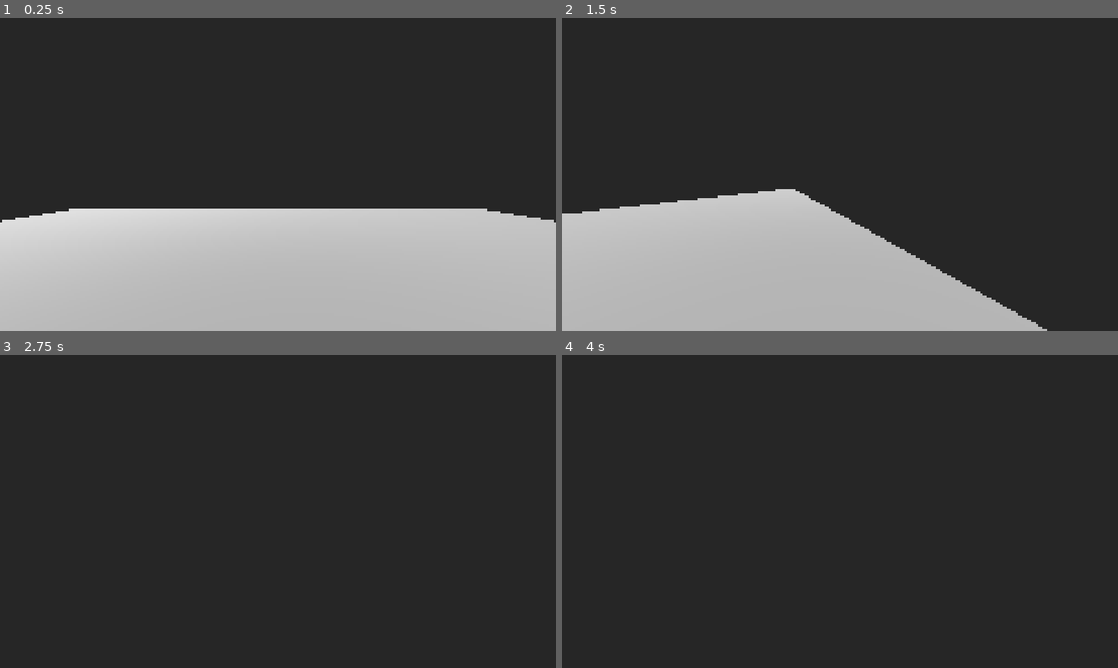
Above: before the commit, frames 1-4 (two rows, left to right).
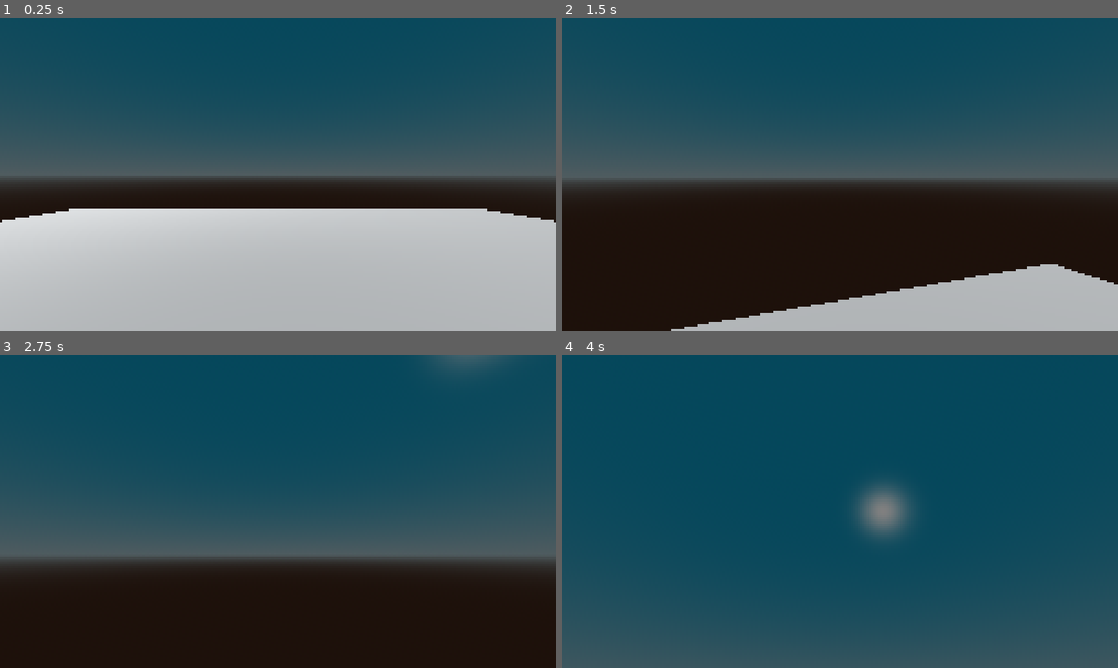
Above: after the commit, the same moments.

Repository: l35noy/VibeFPS
Game: Godot game, scene res://main.tscn
The game is run twice, just before and just after one commit, with the same random seed, the same clock (stepped at 60 frames per second) and the same inputs.
Inputs (mouse positions are in pixels of both pictures, inside the frame that each line leads up to):
- Up to frame 1 (0.25 s): no input
- Up to frame 2 (1.5 s): tap Enter at 0.5 s; move the mouse to (867, 174) at 0.52 s; hold W (move_forward) 0.53-1.28 s; hold Shift (sprint) 0.53-1.28 s; click (867, 174) at 0.67 s; tap Space (jump) at 0.77, 0.8, 1.07, 1.35 s; move the mouse to (728, 190) at 1.27 s; hold S (move_backward) from 1.28 s (still down); click (728, 190) at 1.42 s
- Up to frame 3 (2.75 s): tap Space (jump) at 1.52, 1.82, 2.3 s; tap Shift (sprint) at 1.55 s; move the mouse to (289, 505) at 2.02 s; release S (move_backward) at 2.03 s; hold W (move_forward) from 2.03 s (still down); hold Shift (sprint) from 2.03 s (still down); click (289, 505) at 2.17 s
- Up to frame 4 (4 s): keep holding W (move_forward); tap Space (jump) at 2.75, 3.02, 3.32 s; move the mouse to (812, 574) at 2.77 s; release Shift (sprint) at 2.78 s; tap Shift (sprint) at 2.85 s; click (812, 574) at 2.92 s; tap Enter at 3.5 s; move the mouse to (878, 514) at 3.52 s; hold Space (jump) from 3.53 s (still down); click (878, 514) at 3.67 s

The runs differ from the first frame. In frame 1, 54% of the frame differs, in the area x 0-100%, y 0-66%; in frame 2, 87%; in frame 3, 92%; in frame 4, 100%, in the area x 0-100%, y 0-100%.

Commit message:
+тесты чеклист проект

Diff:
--- a/main.tscn
+++ b/main.tscn
@@ -12,6 +12,7 @@
 sky_material = SubResource("ProceduralSkyMaterial_ig7tw")
 
 [sub_resource type="Environment" id="Environment_h2yge"]
+background_mode = 2
 background_energy_multiplier = 0.5
 sky = SubResource("Sky_0xm2m")
 
--- a/player.gd
+++ b/player.gd
@@ -4,19 +4,28 @@
 @export var jump_velocity: float = 5.0
 @export var sprint_multiplier: float = 1.8
 @export var mouse_sensitivity: float = 0.002
+@export var fall_limit: float = -50.0
 
 var _gravity: float = ProjectSettings.get_setting("physics/3d/default_gravity")
 var _jump_queued: bool = false
+var _spawn_transform: Transform3D = Transform3D.IDENTITY
 
 @onready var _camera: Camera3D = $Camera3D
 
 
 func _ready() -> void:
 	Input.set_mouse_mode(Input.MOUSE_MODE_CAPTURED)
+	set_spawn_transform()
+
+
+func set_spawn_transform() -> void:
+	_spawn_transform = global_transform
 
 
 func _unhandled_input(event: InputEvent) -> void:
 	if event is InputEventMouseMotion:
+		if Input.mouse_mode != Input.MOUSE_MODE_CAPTURED:
+			return
 		var motion := event as InputEventMouseMotion
 		rotate_y(-motion.relative.x * mouse_sensitivity)
 		_camera.rotation.x = clampf(
@@ -26,7 +35,7 @@
 		)
 	elif event.is_action_pressed("ui_cancel"):
 		_toggle_mouse_capture()
-	elif event is InputEventKey and event.is_action_pressed("jump"):
+	elif event.is_action_pressed("jump"):
 		_jump_queued = true
 	elif event is InputEventMouseButton and event.pressed:
 		var button := event as InputEventMouseButton
@@ -63,3 +72,13 @@
 	velocity.z = direction.z * current_speed
 
 	move_and_slide()
+
+	if global_position.y < fall_limit:
+		_respawn()
+
+
+func _respawn() -> void:
+	global_transform = _spawn_transform
+	velocity = Vector3.ZERO
+	_jump_queued = false
+	_camera.rotation.x = 0.0
--- a/project.godot
+++ b/project.godot
@@ -14,7 +14,6 @@
 run/main_scene="uid://bqxlrhd4s7vys"
 config/features=PackedStringArray("4.7", "Forward Plus")
 config/icon="res://icon.svg"
-run/max_fps=0
 
 [display]
 
@@ -24,7 +23,6 @@
 window/size/resizable=false
 window/stretch/mode="canvas_items"
 window/stretch/aspect="expand"
-window/vsync/vsync_mode=1
 
 [input]
 
@@ -61,11 +59,10 @@
 
 [physics]
 
+common/physics_ticks_per_second=120
 3d/physics_engine="Jolt Physics"
-common/physics_ticks_per_second=120
 
 [rendering]
 
 rendering_device/driver.windows="d3d12"
 anti_aliasing/quality/msaa_3d=2
-scaling_3d/scale=1.0
--- /dev/null
+++ b/tests/capture.gd
@@ -0,0 +1,145 @@
+extends SceneTree
+
+## Visual capture harness: runs main.tscn, simulates gameplay, saves viewport PNGs.
+## Run (windowed, needed for real rendering):
+##   godot --path . --script res://tests/capture.gd
+
+const OUT_DIR := "user://captures"
+
+var _player: CharacterBody3D
+var _cam: Camera3D
+var _shot := 0
+var _log: Array[String] = []
+
+
+func _initialize() -> void:
+	DirAccess.make_dir_recursive_absolute(OUT_DIR)
+	var packed: PackedScene = load("res://main.tscn")
+	var world: Node3D = packed.instantiate()
+	root.add_child(world)
+	await process_frame
+	_player = world.get_node("Player")
+	_cam = _player.get_node("Camera3D")
+	_run.call_deferred()
+
+
+func _snap(label: String) -> void:
+	await RenderingServer.frame_post_draw
+	var img := root.get_texture().get_image()
+	var path := "%s/%02d_%s.png" % [OUT_DIR, _shot, label]
+	img.save_png(path)
+	var avg := _avg_color(img)
+	print("SHOT %02d %-16s %dx%d avg=(%.3f,%.3f,%.3f) -> %s" % [
+		_shot, label, img.get_width(), img.get_height(),
+		avg.x, avg.y, avg.z, ProjectSettings.globalize_path(path)])
+	_shot += 1
+
+
+func _avg_color(img: Image) -> Vector3:
+	var total := Vector3.ZERO
+	var n := 0
+	var step := maxi(1, int(minf(img.get_width(), img.get_height()) / 40.0))
+	var y := 0
+	while y < img.get_height():
+		var x := 0
+		while x < img.get_width():
+			var c := img.get_pixel(x, y)
+			total += Vector3(c.r, c.g, c.b)
+			n += 1
+			x += step
+		y += step
+	if n == 0:
+		return Vector3.ZERO
+	return total / float(n)
+
+
+func _frames(n: int) -> void:
+	for i in n:
+		await physics_frame
+
+
+func _press(action: String) -> void:
+	Input.action_press(action)
+
+
+func _release(action: String) -> void:
+	Input.action_release(action)
+
+
+func _look(dx: float, dy: float) -> void:
+	var ev := InputEventMouseMotion.new()
+	ev.relative = Vector2(dx, dy)
+	Input.parse_input_event(ev)
+
+
+func _jump() -> void:
+	var ev := InputEventKey.new()
+	ev.keycode = KEY_SPACE
+	ev.physical_keycode = KEY_SPACE
+	ev.pressed = true
+	Input.parse_input_event(ev)
+
+
+func _run() -> void:
+	print("=== visual capture ===")
+	print("mouse_mode=%d" % Input.mouse_mode)
+
+	await _frames(60)
+	await _snap("spawn")
+
+	# look up to the sky
+	_look(0, -300)
+	await _frames(10)
+	await _snap("look_up")
+
+	# look down at the floor
+	_look(0, 600)
+	await _frames(10)
+	await _snap("look_down")
+	_look(0, -300)
+	await _frames(5)
+
+	# walk forward
+	_press("move_forward")
+	await _frames(120)
+	await _snap("walk_forward")
+	_release("move_forward")
+	await _frames(10)
+
+	# sprint forward
+	_press("move_forward")
+	_press("sprint")
+	await _frames(120)
+	await _snap("sprint")
+	_release("move_forward")
+	_release("sprint")
+	await _frames(10)
+
+	# strafe
+	_press("move_right")
+	await _frames(90)
+	await _snap("strafe_right")
+	_release("move_right")
+	await _frames(10)
+
+	# jump
+	_jump()
+	await _frames(18)
+	await _snap("jump_rise")
+	await _frames(120)
+	await _snap("jump_fall")
+
+	# walk off the edge of the 20x20 platform
+	_player.global_position = Vector3(9.0, 0.0, 0.0)
+	_player.velocity = Vector3.ZERO
+	await _frames(5)
+	_press("move_right")
+	await _frames(90)
+	await _snap("walk_off_edge")
+	_release("move_right")
+	await _frames(200)
+	await _snap("after_fall")
+
+	print("final pos=%s" % _player.global_position)
+	print("=== done ===")
+	quit()
--- /dev/null
+++ b/tests/diagnose.gd
@@ -0,0 +1,81 @@
+extends SceneTree
+
+## Diagnostics: inspect Environment settings and probe fall-out-of-world behaviour.
+
+func _initialize() -> void:
+	print("=== diagnostics ===")
+	var packed: PackedScene = load("res://main.tscn")
+	var world: Node3D = packed.instantiate()
+	root.add_child(world)
+	await physics_frame
+
+	var we := world.get_node_or_null("WorldEnvironment") as WorldEnvironment
+	print("WorldEnvironment node: %s" % ("present" if we else "MISSING"))
+	if we != null and we.environment != null:
+		var env := we.environment
+		print("  background_mode      = %d  (0=ClearColor 1=CustomColor 2=Sky 3=Canvas 4=Keep)" % env.background_mode)
+		print("  background_color     = %s" % env.background_color)
+		print("  background_energy    = %.3f" % env.background_energy_multiplier)
+		print("  sky resource         = %s" % ("set" if env.sky != null else "NULL"))
+		if env.sky != null:
+			print("  sky.radiance_size    = %s" % env.sky.radiance_size)
+			var mat := env.sky.sky_material
+			print("  sky_material         = %s" % ("set" if mat != null else "NULL"))
+		print("  ambient_light_source = %d  (0=Background 1=Disabled)" % env.ambient_light_source)
+		print("  ambient_light_energy = %.3f" % env.ambient_light_energy)
+		print("  tonemap_mode         = %d" % env.tonemap_mode)
+		print("  ssao_enabled         = %s" % env.ssao_enabled)
+		print("  glow_enabled         = %s" % env.glow_enabled)
+
+	var dl := world.get_node_or_null("DirectionalLight3D") as DirectionalLight3D
+	print("DirectionalLight3D: %s" % ("present" if dl else "MISSING"))
+	if dl != null:
+		print("  light_energy=%.3f shadow_enabled=%s" % [dl.light_energy, dl.shadow_enabled])
+
+	# fog off?
+	if we != null and we.environment != null:
+		print("  fog_enabled = %s" % we.environment.fog_enabled)
+
+	# --- fall out of world behaviour ---
+	var player := world.get_node("Player") as CharacterBody3D
+	print("-- fall-out-of-world probe")
+	player.global_position = Vector3(0, 5, 40)
+	player.velocity = Vector3.ZERO
+	var t := 0.0
+	for i in 1200:
+		await physics_frame
+		t += 1.0 / 120.0
+		if player.global_position.y < -200.0:
+			print("  fell below y=-200 after %.2fs -> NO recovery, infinite fall" % t)
+			break
+	print("  after 10s: pos=%s  on_floor=%s" % [player.global_position, player.is_on_floor()])
+
+	# --- mouse uncaptured: does camera still rotate? ---
+	print("-- mouse uncaptured look test")
+	var cam := player.get_node("Camera3D") as Camera3D
+	Input.set_mouse_mode(Input.MOUSE_MODE_VISIBLE)
+	var yaw0 := player.rotation.y
+	var ev := InputEventMouseMotion.new()
+	ev.relative = Vector2(200, 0)
+	Input.parse_input_event(ev)
+	await physics_frame
+	var dyaw := player.rotation.y - yaw0
+	print("  mouse_mode=VISIBLE, yaw delta from motion = %.4f" % dyaw)
+	print("  -> camera still turns while cursor is free" if absf(dyaw) > 0.0001 else "  -> camera locked while cursor free")
+
+	# --- jump via InputEventAction (gamepad / remap path) ---
+	print("-- jump via non-key event")
+	player.global_position = Vector3(0, 1, 0)
+	player.velocity = Vector3.ZERO
+	for i in 60:
+		await physics_frame
+	var act := InputEventAction.new()
+	act.action = "jump"
+	act.pressed = true
+	Input.parse_input_event(act)
+	for i in 12:
+		await physics_frame
+	print("  on_floor after non-key jump event = %s (false = jump consumed)" % player.is_on_floor())
+
+	print("=== done ===")
+	quit()
--- /dev/null
+++ b/tests/headless_smoke.gd
@@ -0,0 +1,343 @@
+extends SceneTree
+
+## Headless smoke-test harness for VibeFPS.
+## Drives the player with simulated input and reports anomalies.
+## Run: godot --headless --path . --script res://tests/headless_smoke.gd
+
+const FLOOR_EXTENT := 10.0
+
+var _failures: PackedStringArray = []
+var _warnings: PackedStringArray = []
+var _checks := 0
+
+
+func _check(ok: bool, label: String, detail: String = "") -> void:
+	_checks += 1
+	if ok:
+		print("  [PASS] %s %s" % [label, detail])
+	else:
+		_failures.append("%s %s" % [label, detail])
+		print("  [FAIL] %s %s" % [label, detail])
+
+
+func _warn(label: String) -> void:
+	_warnings.append(label)
+	print("  [WARN] %s" % label)
+
+
+func _ensure_mouse_capture() -> bool:
+	Input.set_mouse_mode(Input.MOUSE_MODE_CAPTURED)
+	await physics_frame
+	return Input.mouse_mode == Input.MOUSE_MODE_CAPTURED
+
+
+func _physics_frames(count: int) -> void:
+	for i in count:
+		await physics_frame
+
+
+func _initialize() -> void:
+	print("=== VibeFPS headless smoke test ===")
+	var packed: PackedScene = load("res://main.tscn")
+	if packed == null:
+		print("FATAL: cannot load res://main.tscn")
+		quit(1)
+		return
+
+	var world: Node3D = packed.instantiate()
+	root.add_child(world)
+	await physics_frame
+
+	var player: CharacterBody3D = world.get_node_or_null("Player") as CharacterBody3D
+	if player == null:
+		print("FATAL: Player node not found in main.tscn")
+		quit(1)
+		return
+
+	_test_scene_setup(world, player)
+	await _test_sky_background(world)
+	await _test_idle(player)
+	await _test_walk_forward(player)
+	await _test_strafe(player)
+	await _test_sprint(player)
+	await _test_jump(player)
+	await _test_jump_height(player)
+	await _test_jump_action_event(player)
+	await _test_fall_off_edge(player)
+	await _test_fall_recovery(player)
+	await _test_mouse_look(player)
+	await _test_mouse_uncaptured(player)
+	await _test_no_stuck_velocity(player)
+
+	print("=== RESULT: %d checks, %d failed, %d warnings ===" % [
+		_checks, _failures.size(), _warnings.size()])
+	for f in _failures:
+		print("  FAILURE: %s" % f)
+	quit(1 if _failures.size() > 0 else 0)
+
+
+func _test_scene_setup(world: Node3D, player: CharacterBody3D) -> void:
+	print("-- scene setup")
+	_check(world.get_node_or_null("Floor") != null, "Floor node exists")
+	_check(world.get_node_or_null("WorldEnvironment") != null, "WorldEnvironment exists")
+	var cam := player.get_node_or_null("Camera3D") as Camera3D
+	_check(cam != null and cam.current, "Camera3D exists and is current")
+	if cam != null and cam.current and cam.global_position.y < 1.5:
+		_warn("camera sits below expected eye height (%.2f)" % cam.global_position.y)
+
+
+func _test_sky_background(world: Node3D) -> void:
+	print("-- sky: environment must render the sky, not a black clear color")
+	var we := world.get_node_or_null("WorldEnvironment") as WorldEnvironment
+	if we == null or we.environment == null:
+		_failures.append("WorldEnvironment has no Environment resource")
+		print("  [FAIL] WorldEnvironment has no Environment resource")
+		_checks += 1
+		return
+	var env := we.environment
+	_check(env.background_mode == Environment.BG_SKY, "background_mode is BG_SKY (2)",
+		"(got %d)" % env.background_mode)
+	_check(env.sky != null, "environment has a Sky resource")
+	if env.sky != null:
+		_check(env.sky.sky_material != null, "sky has a sky_material")
+
+
+func _test_idle(player: CharacterBody3D) -> void:
+	print("-- idle: should settle on floor and stop moving")
+	await _physics_frames(90)
+	_check(player.is_on_floor(), "player is on floor after settling")
+	_check(absf(player.velocity.y) < 0.01, "vertical velocity zero while idle",
+		"(vy=%.3f)" % player.velocity.y)
+	var pos := player.global_position
+	_check(pos.y < 1.0, "player did not fall through floor",
+		"(y=%.3f)" % pos.y)
+
+
+func _test_walk_forward(player: CharacterBody3D) -> void:
+	print("-- walk forward (W) for 1s")
+	var start := player.global_position
+	Input.action_press("move_forward")
+	await _physics_frames(120)
+	Input.action_release("move_forward")
+	await _physics_frames(5)
+	var dist := Vector2(
+		player.global_position.x - start.x,
+		player.global_position.z - start.z).length()
+	# speed 5 m/s * 1s = 5m expected
+	_check(dist > 4.0 and dist < 6.0, "walk distance ~5m", "(got %.2f m)" % dist)
+	_check(player.is_on_floor(), "still on floor after walking")
+
+
+func _test_strafe(player: CharacterBody3D) -> void:
+	print("-- strafe right (D) for 0.5s, should move on X")
+	var start := player.global_position
+	Input.action_press("move_right")
+	await _physics_frames(60)
+	Input.action_release("move_right")
+	await _physics_frames(5)
+	var dx := player.global_position.x - start.x
+	_check(dx > 1.5, "strafing moves along X", "(dx=%.2f)" % dx)
+
+
+func _test_sprint(player: CharacterBody3D) -> void:
+	print("-- sprint (Shift+W) should be faster than walk")
+	var walk_start := player.global_position
+	Input.action_press("move_forward")
+	await _physics_frames(120)
+	Input.action_release("move_forward")
+	await _physics_frames(5)
+	var walk_dist := Vector2(
+		player.global_position.x - walk_start.x,
+		player.global_position.z - walk_start.z).length()
+
+	# move back to start-ish so we have room
+	player.global_position = Vector3(0, player.global_position.y, 0)
+	player.velocity = Vector3.ZERO
+	await _physics_frames(10)
+
+	var sprint_start := player.global_position
+	Input.action_press("move_forward")
+	Input.action_press("sprint")
+	await _physics_frames(120)
+	Input.action_release("move_forward")
+	Input.action_release("sprint")
+	await _physics_frames(5)
+	var sprint_dist := Vector2(
+		player.global_position.x - sprint_start.x,
+		player.global_position.z - sprint_start.z).length()
+
+	print("    walk=%.2f m, sprint=%.2f m" % [walk_dist, sprint_dist])
+	_check(sprint_dist > walk_dist * 1.3, "sprint meaningfully faster than walk")
+
+
+func _key_event(action: String) -> InputEventKey:
+	var ev := InputEventKey.new()
+	ev.physical_keycode = KEY_SPACE if action == "jump" else 0
+	ev.keycode = KEY_SPACE
+	ev.pressed = true
+	return ev
+
+
+func _test_jump(player: CharacterBody3D) -> void:
+	print("-- jump (Space key event): leaves floor and lands again")
+	_check(player.is_on_floor(), "on floor before jump")
+	Input.parse_input_event(_key_event("jump"))
+	await _physics_frames(10)
+	var airborne := not player.is_on_floor()
+	_check(airborne, "player left the floor after jump")
+	_check(player.velocity.y > 0.0, "upward velocity applied",
+		"(vy=%.2f)" % player.velocity.y)
+	await _physics_frames(240)
+	_check(player.is_on_floor(), "player landed back on floor")
+
+
+func _test_jump_height(player: CharacterBody3D) -> void:
+	print("-- jump apex height measurement")
+	player.global_position = Vector3(0, 1.0, 0)
+	player.velocity = Vector3.ZERO
+	await _physics_frames(60)
+	var ground_y := player.global_position.y
+	var apex := ground_y
+	Input.parse_input_event(_key_event("jump"))
+	for i in 400:
+		await physics_frame
+		apex = maxf(apex, player.global_position.y)
+		if i > 5 and player.is_on_floor():
+			break
+	print("    apex=%.3f m above ground" % (apex - ground_y))
+	_check(apex - ground_y > 0.2, "jump produced measurable height")
+	_check(player.is_on_floor(), "returned to floor after apex test")
+
+
+func _test_jump_action_event(player: CharacterBody3D) -> void:
+	print("-- jump (non-key InputEventAction): gamepad/virtual input must also jump")
+	player.global_position = Vector3(0, 0.0, 0)
+	player.velocity = Vector3.ZERO
+	await _physics_frames(30)
+	_check(player.is_on_floor(), "on floor before action jump")
+	var ev := InputEventAction.new()
+	ev.action = "jump"
+	ev.pressed = true
+	Input.parse_input_event(ev)
+	await _physics_frames(10)
+	_check(not player.is_on_floor(), "player left the floor after action jump")
+	_check(player.velocity.y > 0.0, "action jump applied upward velocity",
+		"(vy=%.2f)" % player.velocity.y)
+	await _physics_frames(240)
+	_check(player.is_on_floor(), "landed back on floor after action jump")
+
+
+func _test_fall_off_edge(player: CharacterBody3D) -> void:
+	print("-- fall off edge: must NOT sink through world")
+	player.global_position = Vector3(1000, 50, 1000)
+	player.velocity = Vector3.ZERO
+	await _physics_frames(240)
+	var y := player.global_position.y
+	print("    y after 2s of falling = %.2f" % y)
+	_check(y > -50.0, "player did not fall out of the world",
+		"(y=%.2f)" % y)
+
+
+func _test_fall_recovery(player: CharacterBody3D) -> void:
+	print("-- fall recovery: falling past the kill plane respawns at spawn")
+	var spawn := Vector3.ZERO
+	player.global_position = Vector3(0, 5, 40)
+	player.velocity = Vector3.ZERO
+	var respawned := false
+	for i in 600:
+		await physics_frame
+		if player.global_position.distance_to(spawn) < 2.0:
+			respawned = true
+			break
+	print("    y after fall = %.2f, respawned=%s" % [player.global_position.y, respawned])
+	_check(respawned, "player respawned near the spawn point after falling out of world")
+	await _physics_frames(30)
+	_check(player.is_on_floor(), "respawned player is on the floor again")
+	_check(player.global_position.y > -1.0, "respawned player is at platform height",
+		"(y=%.2f)" % player.global_position.y)
+	_check(player.velocity.length() < 0.01, "velocity zeroed on respawn",
+		"(v=%.3f, %.3f, %.3f)" % [player.velocity.x, player.velocity.y, player.velocity.z])
+
+
+func _test_mouse_look(player: CharacterBody3D) -> void:
+	print("-- mouse look: yaw and pitch respond and clamp")
+	var cam := player.get_node_or_null("Camera3D") as Camera3D
+	if cam == null:
+		_failures.append("no Camera3D for mouse look test")
+		return
+	print("    mouse_mode=%d (CAPTURED=%d) display=%s" % [
+		Input.mouse_mode, Input.MOUSE_MODE_CAPTURED, DisplayServer.get_name()])
+	# The player's _ready() capture call does not always stick under --script, and the
+	# headless display server cannot capture at all. Assert the mode explicitly here so
+	# the look/uncaptured tests are deterministic, and degrade to a warning instead of a
+	# false failure when the display server cannot capture.
+	if not await _ensure_mouse_capture():
+		_warn("display server cannot capture the mouse; mouse look assertions skipped")
+		return
+	var yaw0 := player.rotation.y
+	var pitch0 := cam.rotation.x
+
+	var motion := InputEventMouseMotion.new()
+	motion.relative = Vector2(100, 0)
+	Input.parse_input_event(motion)
+	await physics_frame
+	_check(absf(player.rotation.y - yaw0) > 0.0001, "yaw changed on horizontal mouse motion",
+		"(dyaw=%.4f)" % (player.rotation.y - yaw0))
+
+	# large downward motion should clamp pitch at -89 deg
+	var big := InputEventMouseMotion.new()
+	big.relative = Vector2(0, 100000)
+	Input.parse_input_event(big)
+	await physics_frame
+	var min_pitch := deg_to_rad(-89.0)
+	var max_pitch := deg_to_rad(89.0)
+	_check(cam.rotation.x >= min_pitch - 0.001 and cam.rotation.x <= max_pitch + 0.001,
+		"pitch clamped within +-89 deg", "(pitch=%.2f deg)" % rad_to_deg(cam.rotation.x))
+
+	# large upward motion should clamp at +89
+	var big2 := InputEventMouseMotion.new()
+	big2.relative = Vector2(0, -100000)
+	Input.parse_input_event(big2)
+	await physics_frame
+	_check(cam.rotation.x >= min_pitch - 0.001 and cam.rotation.x <= max_pitch + 0.001,
+		"pitch clamped on upward motion too", "(pitch=%.2f deg)" % rad_to_deg(cam.rotation.x))
+	cam.rotation.x = pitch0
+
+
+func _test_mouse_uncaptured(player: CharacterBody3D) -> void:
+	print("-- mouse uncaptured: mouse motion must NOT rotate the camera")
+	var cam := player.get_node_or_null("Camera3D") as Camera3D
+	if cam == null:
+		_failures.append("no Camera3D for mouse capture test")
+		return
+	var yaw0 := player.rotation.y
+	var pitch0 := cam.rotation.x
+
+	Input.set_mouse_mode(Input.MOUSE_MODE_VISIBLE)
+	await physics_frame
+	var motion := InputEventMouseMotion.new()
+	motion.relative = Vector2(200, 0)
+	Input.parse_input_event(motion)
+	await physics_frame
+	_check(absf(player.rotation.y - yaw0) < 0.0001, "yaw unchanged while mouse uncaptured",
+		"(dyaw=%.4f)" % (player.rotation.y - yaw0))
+	_check(absf(cam.rotation.x - pitch0) < 0.0001, "pitch unchanged while mouse uncaptured",
+		"(dpitch=%.4f)" % (cam.rotation.x - pitch0))
+
+	if not await _ensure_mouse_capture():
+		_warn("display server cannot recapture the mouse; recapture assertion skipped")
+		return
+	var yaw1 := player.rotation.y
+	Input.parse_input_event(motion)
+	await physics_frame
+	_check(absf(player.rotation.y - yaw1) > 0.0001, "yaw rotates again once mouse is recaptured",
+		"(dyaw=%.4f)" % (player.rotation.y - yaw1))
+	cam.rotation.x = pitch0
+
+
+func _test_no_stuck_velocity(player: CharacterBody3D) -> void:
+	print("-- release check: no residual horizontal velocity after input release")
+	await _physics_frames(30)
+	_check(absf(player.velocity.x) < 0.01 and absf(player.velocity.z) < 0.01,
+		"horizontal velocity zeroed after release",
+		"(v=%.3f, %.3f)" % [player.velocity.x, player.velocity.z])
Not shown, added: tests/capture.gd.uid
Not shown, added: tests/diagnose.gd.uid
Not shown, added: tests/headless_smoke.gd.uid
Not shown, changed: CHECKLIST.md
Not shown, changed: PROJECT.md
